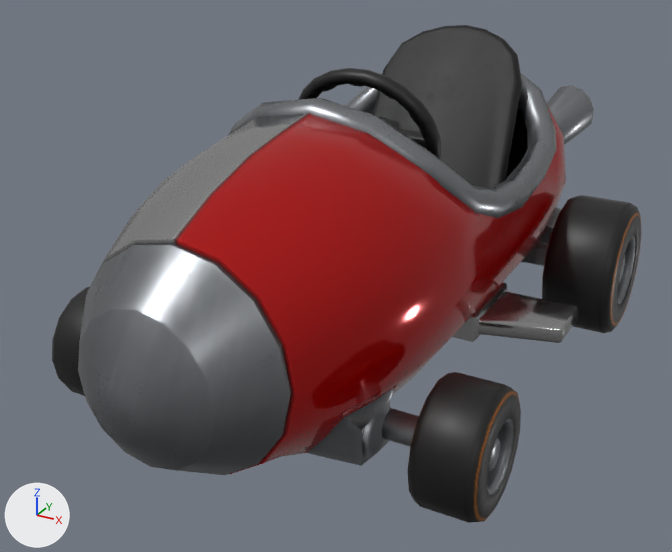
Before and after pictures for a commit that changed the glTF model models/vehicles/BaseRaceKart2.gltf.
Camera for both pictures: a 50 mm camera at (1.29, -2.54, 1.57) aimed at (-0.09, -0.03, 0.32). Every picture has the same lights, and +X, +Y and +Z are marked at lower left. The picture after the commit comes second. Where no turn or scale is listed for an object, it has been applied to the vertices. Vertices at exactly the same position are counted once.

The first picture shows 'Body', 'SteeringWheel', 'Underbody', 'wheel-back-left', 'wheel-front-left', 'wheel-front-right'.
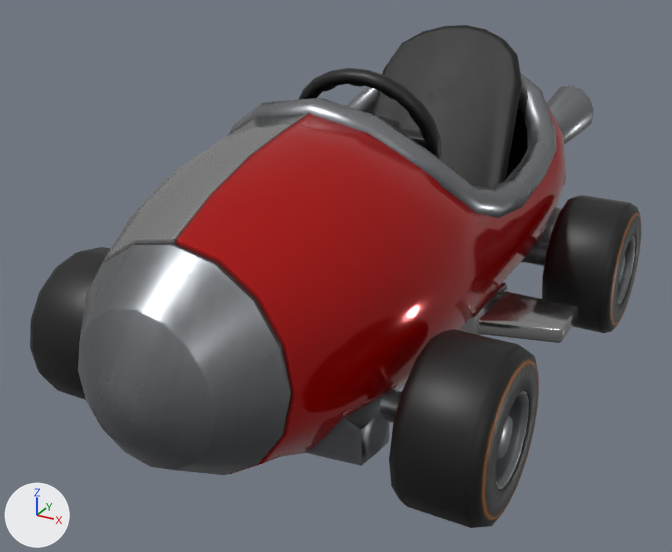
Changed parts and their boxes (x1, y1, x2, y2) in the pictures (672 x 552 px; the box of a moved part takes in the faces that stretch with it):
'wheel-front-left.003', added
    after: (389, 329, 539, 528)
'wheel-front-left', deleted
    before: (408, 372, 521, 523)
'wheel-front-right.003', added
    after: (30, 247, 110, 400)
'wheel-front-right', deleted
    before: (52, 287, 89, 396)
'Underbody', reshaped (mostly hidden)
    before: (382, 242, 548, 447)
    after: (380, 242, 548, 423)
part 1 of me_underbody_001, moved or reshaped
    before: (382, 408, 419, 447)
    after: (380, 389, 402, 423)

The change in detail:
me_underbody_001 is used by ob_underbody; location (0.0, 0.045, 0.215).
me_underbody_001 had 72 vertices, 132 faces and spanned x -0.521..0.521, y -0.731..0.731, z -0.073..0.073.
me_underbody_001 now has 72 vertices, 132 faces and spans x -0.521..0.521, y -0.731..0.731, z -0.013..0.073.
me_underbody_001 part 1: the loose piece of 24 vertices spanning x -0.521..0.521, y -0.665..-0.58, z -0.073..0.013 is moved by (0.0, 0.0, 0.06).
Other edits to the shape of me_underbody_001 do not show in these pictures.
Object 'wheel-front-left' (ob_wheel_front_left) is deleted.
Object 'wheel-front-right' (ob_wheel_front_right) is deleted.
Object 'wheel-front-right.003' (ob_wheel_front_right_003) is new; it shows me_wheel_back_right_002.
Its parent is ob_baseracekart2.
Its location is (-0.6, -0.577, 0.245).
Object 'wheel-front-left.003' (ob_wheel_front_left_003) is new; it shows me_wheel_back_right_002.
Its parent is ob_baseracekart2.
Its location is (0.6, -0.577, 0.245).
